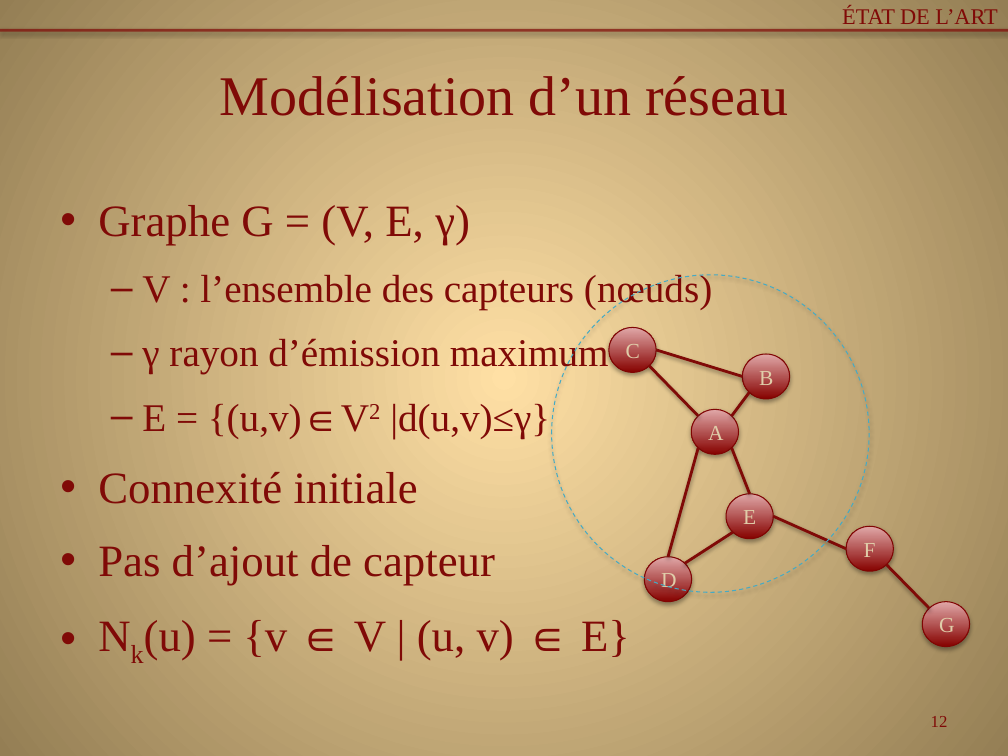
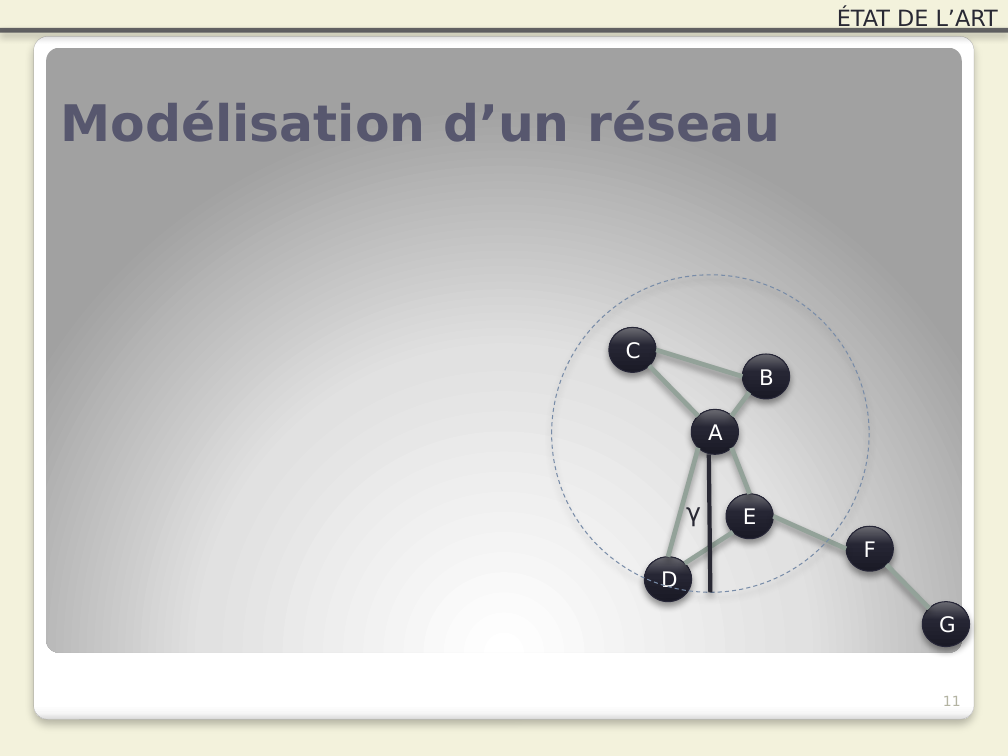
Before and after one commit to Patre/Energy-saving-in-sensors--networks, a slide deck: slide 11 of Redaction/Presentation/pres.pptx (slide 12 before the commit). Drawn at 1008x756 pixels with LibreOffice and Linux fonts; fonts in the diff are those of the drawing; grey boxes stand for pictures. Boxes give left, top, right and bottom in pixels: in the first picture for what was removed or moved away, otherwise in the second. Text is boxed around its words. In the diff, an @@ line names an element or a change of style, - is before the commit and + after.

```diff
--- a/Redaction/Presentation/pres.pptx
+++ b/Redaction/Presentation/pres.pptx
@@ background gradient #FFDFA6 to #957E54 to #F3F2DC @@
@@ text "ÉTAT DE L’ART" at (837, 9, 998, 32): font Times New Roman to DejaVu Sans, text colour #800A07 to #292934 @@
@@ line (0, 30) - (1008, 30): stroke #800A07 2 pt to #292934 3.35 pt @@
@@ rounded rectangle added at (33, 36, 974, 720), fill gradient #FFFFFF to #F7F7F7 to #DADADA, outline #A4A4A4 0.16 pt @@
@@ rounded rectangle added at (46, 47, 962, 652), fill gradient #FFFFFF to #E1E1E1 to #A2A2A2 @@
@@ title "Modélisation d’un réseau" at (60, 101, 780, 142): size 40 to 36 pt, font Times New Roman to DejaVu Sans, text colour #800A07 to #57576E, bold on; alignment centre to left; vertical alignment middle to bottom @@
@@ text removed at (98, 205, 712, 661) @@
-• Graphe G = (V, E, γ)
-  – V : l’ensemble des capteurs (nœuds)
-  – γ rayon d’émission maximum
-  – E = {(u,v)∈V2 |d(u,v)≤γ}
-• Connexité initiale
-• Pas d’ajout de capteur
-• Nk(u) = {v ∈ V | (u, v) ∈ E}
@@ ellipse at (551, 275, 869, 593): outline #46AAC5 0.75 pt dashed to #788BA8 0.75 pt dashed; shadow changed @@
@@ line (743, 377) - (656, 350): stroke #800A07 2 pt to #93A299 3.35 pt @@
@@ line (649, 366) - (699, 416): stroke #800A07 2 pt to #93A299 3.35 pt @@
@@ line (732, 416) - (749, 392): stroke #800A07 2 pt to #93A299 3.35 pt @@
@@ line (699, 448) - (668, 556): stroke #800A07 2 pt to #93A299 3.35 pt @@
@@ line (732, 448) - (750, 494): stroke #800A07 2 pt to #93A299 3.35 pt @@
@@ line added from (709, 455) to (711, 593), #292934 3 pt @@
@@ text added at (686, 500, 701, 527), 18 pt, text #292934 @@
+γ
@@ line (684, 563) - (733, 532): stroke #800A07 2 pt to #93A299 3.35 pt @@
@@ line (773, 516) - (846, 548): stroke #800A07 2 pt to #93A299 3.35 pt @@
@@ line (886, 564) - (929, 608): stroke #800A07 2 pt to #93A299 3.35 pt @@
@@ font Times New Roman to DejaVu Sans, text colour #E0CDA9 to #FFFFFF; fill gradient #870300 to #E0A9A9 to gradient #1B1B27 to #252536 to #6B6B73; outline #800704 0.75 pt to #262637 0.75 pt; shadow changed in 7 elements at (691, 409, 739, 455), (743, 354, 790, 399), (609, 328, 656, 373), (644, 556, 691, 602), (726, 494, 773, 539), (846, 526, 893, 572), (922, 602, 970, 647) @@
@@ page number removed at (931, 716, 948, 727) @@
-12
@@ page number added at (943, 696, 961, 706), 10 pt, text #B4B3A3 @@
+11
```
Also in this commit, not shown: 35 other slides changed, 1 slide removed.
